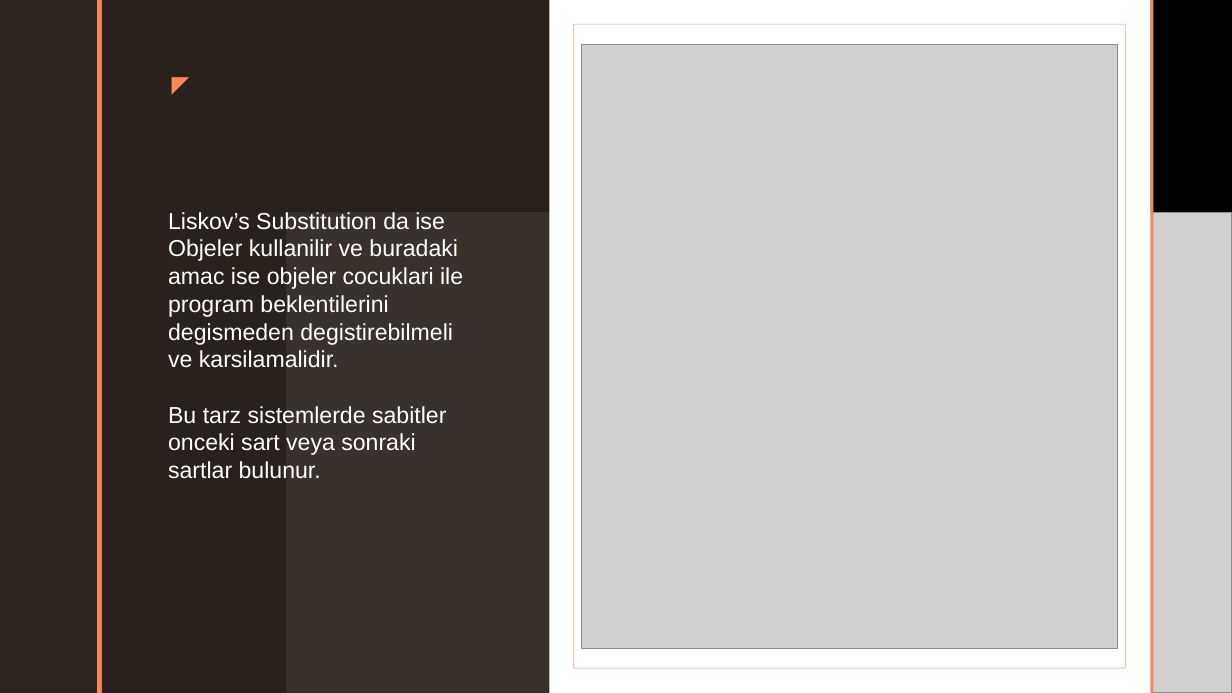
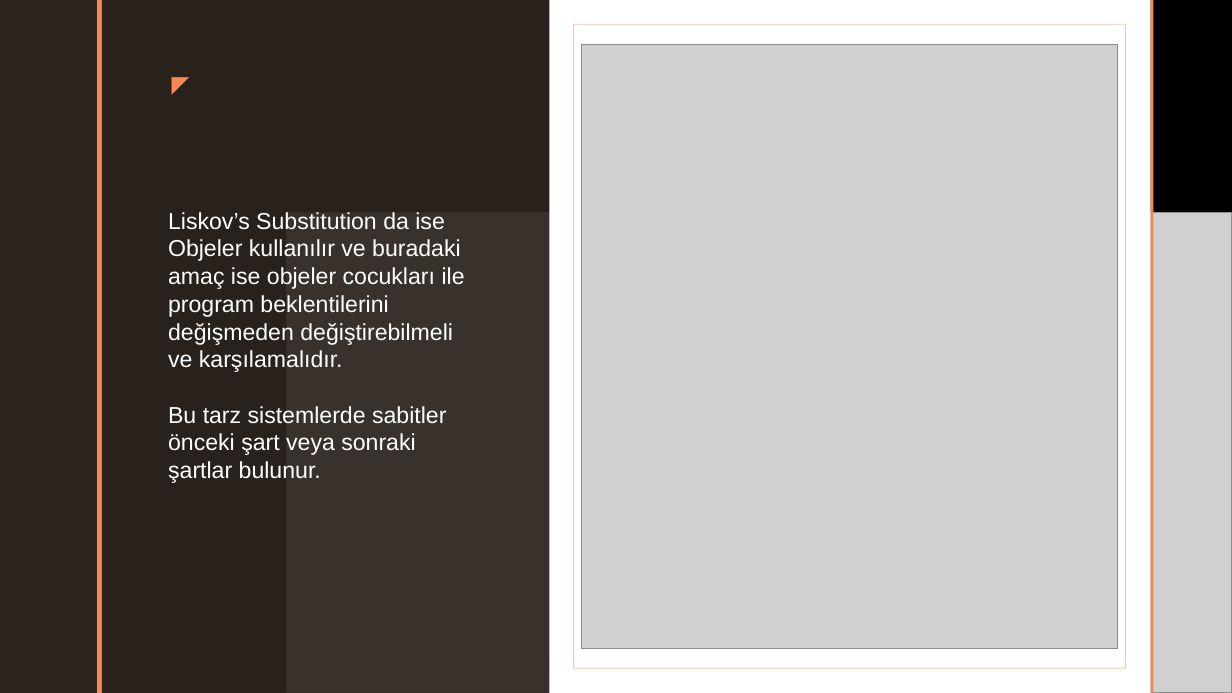
Before and after one commit to mridvanozcan/Solid-Prensipleri, a slide deck: slide 7 of SOLID PROGRAMLAMA.pptx. Drawn at 1232x693 pixels with LibreOffice and Linux fonts; fonts in the diff are those of the drawing; grey boxes stand for pictures; background and template pictures are left out. Boxes give left, top, right and bottom in pixels: in the first picture for what was removed or moved away, otherwise in the second. Text is boxed around its words. In the diff, an @@ line names an element or a change of style, - is before the commit and + after.

```diff
--- a/SOLID PROGRAMLAMA.pptx
+++ b/SOLID PROGRAMLAMA.pptx
@@ text at (168, 239, 465, 483): text changed @@
-Objeler kullanilir ve buradaki amac ise objeler cocuklari ile program beklentilerini degismeden degistirebilmeli ve karsilamalidir.
-Bu tarz sistemlerde sabitler onceki sart veya sonraki sartlar bulunur.
+Objeler kullanılır ve buradaki amaç ise objeler cocukları ile program beklentilerini değişmeden değiştirebilmeli ve karşılamalıdır.
+Bu tarz sistemlerde sabitler önceki şart veya sonraki şartlar bulunur.
```
Also in this commit, not shown: 4 other slides changed.
